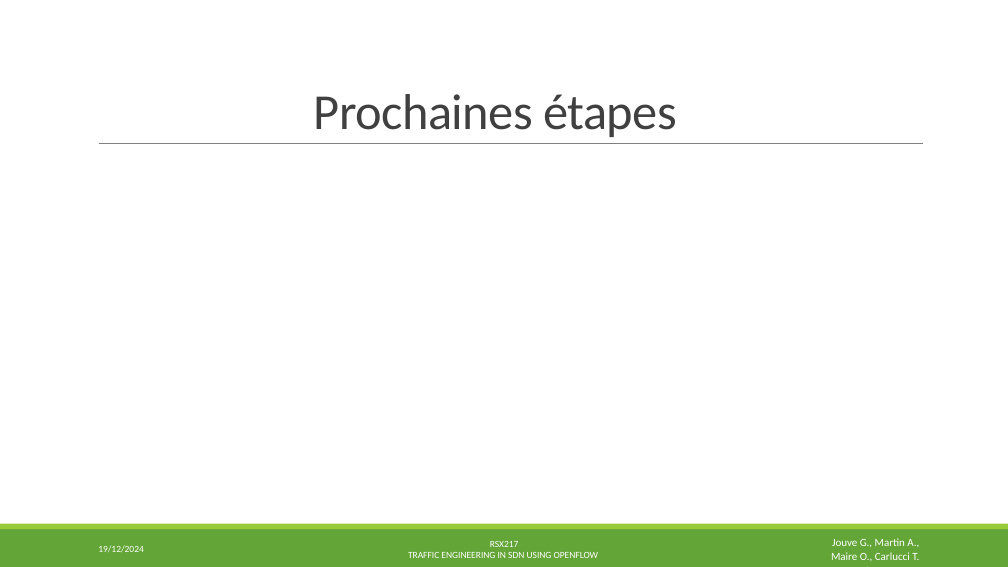
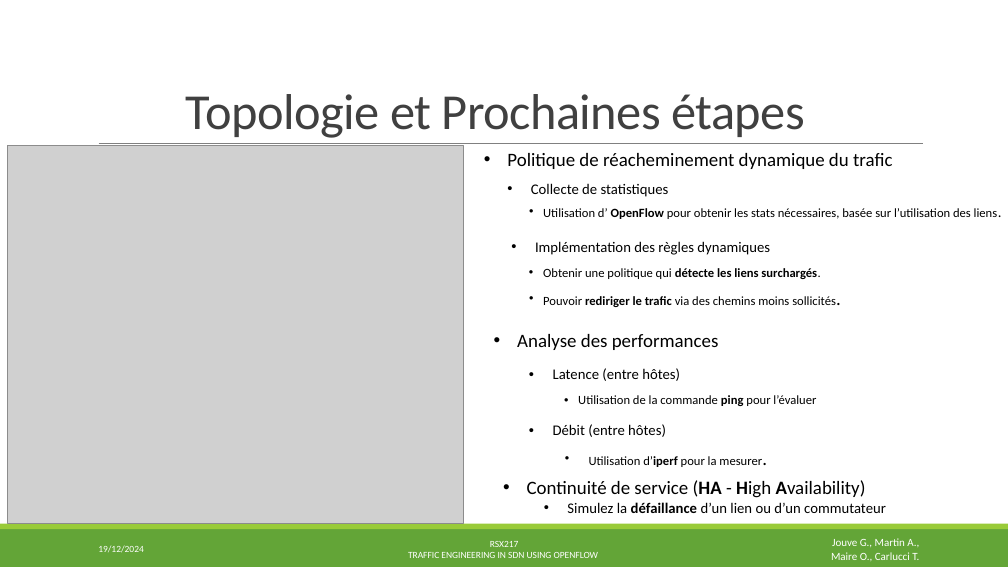
Before and after one commit to soranjade/RSX217_MINI-PROJ, a slide deck: slide 3 of presentation_19nov24.pptx. Drawn at 1008x567 pixels with LibreOffice and Linux fonts; fonts in the diff are those of the drawing; grey boxes stand for pictures. Boxes give left, top, right and bottom in pixels: in the first picture for what was removed or moved away, otherwise in the second. Text is boxed around its words. In the diff, an @@ line names an element or a change of style, - is before the commit and + after.

Commit message:
Update slide 3
Axe de présentation

```diff
--- a/presentation_19nov24.pptx
+++ b/presentation_19nov24.pptx
@@ title at [186, 94, 805, 138]: text changed @@
-Prochaines étapes
+Topologie et Prochaines étapes
@@ picture added at [8, 145, 464, 523] @@
@@ text added at [507, 153, 892, 169], 18 pt, text #000000 @@
+• Politique de réacheminement dynamique du trafic
@@ text added at [531, 183, 669, 197], 14 pt, text #000000 @@
+• Collecte de statistiques
@@ text added at [543, 208, 998, 219], 12 pt, text #000000 @@
+• Utilisation d’ OpenFlow pour obtenir les stats nécessaires, basée sur l’utilisation des liens.
@@ text added at [535, 241, 770, 255], 14 pt, text #000000 @@
+• Implémentation des règles dynamiques
@@ text added at [543, 268, 820, 279], 12 pt, text #000000, bold @@
+• Obtenir une politique qui détecte les liens surchargés.
@@ text added at [543, 296, 836, 307], 12 pt, text #000000 @@
+• Pouvoir rediriger le trafic via des chemins moins sollicités.
@@ text added at [517, 334, 719, 350], 18 pt, text #000000 @@
+• Analyse des performances
@@ text added at [553, 368, 680, 381], 14 pt, text #000000 @@
+• Latence (entre hôtes)
@@ text added at [578, 395, 816, 406], 12 pt, text #000000 @@
+• Utilisation de la commande ping pour l’évaluer
@@ text added at [553, 424, 666, 437], 14 pt, text #000000 @@
+• Débit (entre hôtes)
@@ text added at [589, 456, 762, 467], 12 pt, text #000000 @@
+• Utilisation d’iperf pour la mesurer.
@@ text added at [527, 480, 866, 498], 18 pt, text #000000 @@
+• Continuité de service (HA - High Availability)
@@ text added at [567, 502, 886, 513], 14 pt, text #000000 @@
+• Simulez la défaillance d’un lien ou d’un commutateur
```
Also in this commit, not shown: 1 other slide changed.
